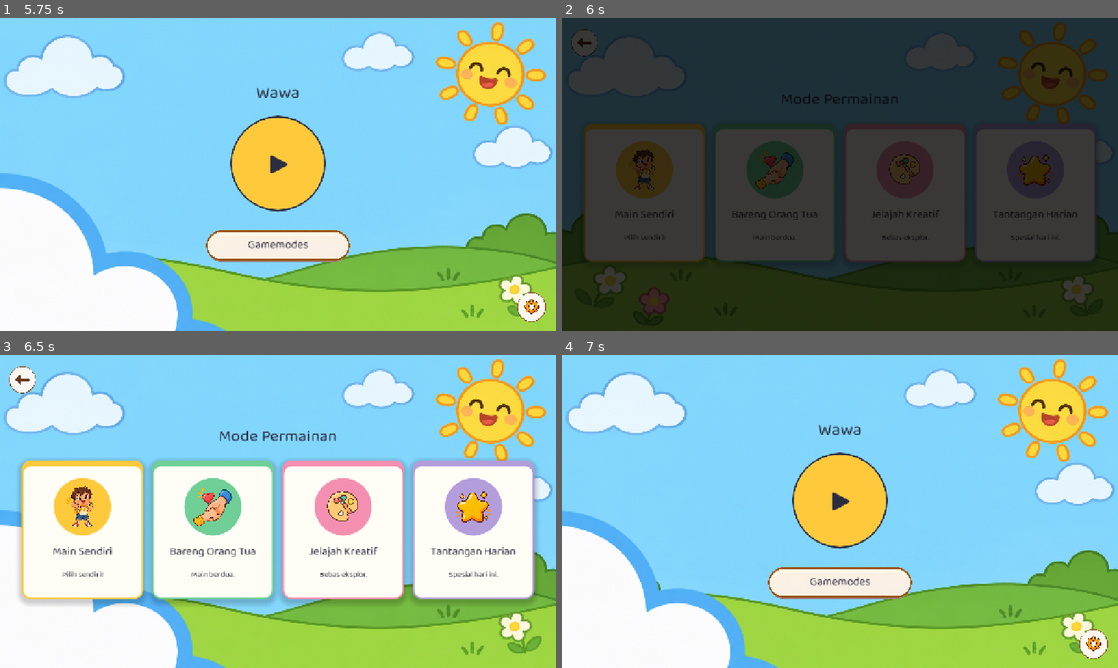
Above: before the commit, frames 1-4 (two rows, left to right).
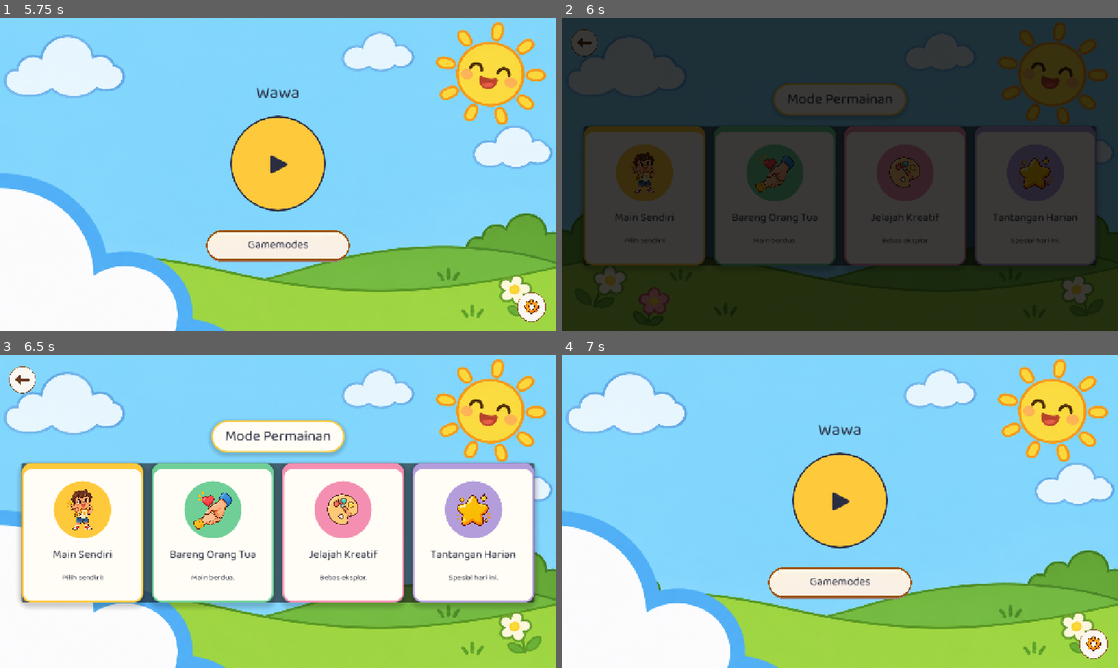
Above: after the commit, the same moments.

Repository: ptnusavisionmedia/game-balita
Game: Godot game, scene res://scenes/Splash.tscn
Same seed, same stepped clock (60 frames per second), same inputs: the game is played once before the commit and once after it.
Inputs (mouse positions are in pixels of both pictures, inside the frame that each line leads up to):
- Up to frame 1 (5.75 s): tap Enter at 0.5 s; move the mouse to (400, 158) at 0.52 s; click (400, 158) at 0.67 s; drag from (166, 190) to (250, 237) at 1.27 s; click "▶" at 2 s; click (216, 233) at 2.77 s; click (278, 233) at 3.52 s; click (339, 233) at 4.27 s; click (22, 43) at 5 s
- Up to frame 2 (6 s): click "Gamemodes" at 5.75 s
- Up to frame 3 (6.5 s): no input
- Up to frame 4 (7 s): click (584, 380) at 6.5 s

Frame 1 is identical in both runs. In frame 2, 7.6% of the frame differs, in the area x 4-96%, y 20-80%; in frame 3, 12%, in the area x 3-97%, y 20-80%; in frame 4, nothing differs.

Commit message:
feat: GameModes jadi 1 tema utuh (banner judul + panggung kartu)
Pilot rekomendasi #2 riset komposisi warna: judul & 4 kartu dulu
mengambang terpisah di atas background netral. Sekarang judul jadi
banner pil + 4 kartu didudukkan di atas panggung tint SUNSHINE lembut,
biar terasa 1 kesatuan visual, bukan chrome UI acak di atas gambar.

Co-Authored-By: Claude Sonnet 5 <noreply@anthropic.com>

Diff:
--- a/scenes/game_modes.gd
+++ b/scenes/game_modes.gd
@@ -63,12 +63,46 @@
 	outer.mouse_filter = Control.MOUSE_FILTER_IGNORE
 	add_child(outer)
 
+	# Update 2026-11-28 (pilot "tema ikut diwarnai", lihat obsidian-vault/
+	# Decisions Log.md — riset komposisi warna Pinterest): judul & 4 kartu
+	# dulu "chrome UI mengambang di atas background netral" — terpisah,
+	# bukan 1 kesatuan tema. Judul sekarang jadi banner pil (bukan teks
+	# polos) + 4 kartu didudukkan di atas 1 "panggung" hangat (tint SUNSHINE
+	# tipis), supaya layar ini kerasa 1 unit visual yang utuh, bukan
+	# sekadar kartu ditaruh di atas gambar langit-rumput generik.
+	var title_chip := PanelContainer.new()
+	title_chip.size_flags_horizontal = Control.SIZE_SHRINK_CENTER
+	var title_chip_style := StyleBoxFlat.new()
+	title_chip_style.bg_color = AppColors.CREAM
+	title_chip_style.border_color = AppColors.SUNSHINE
+	title_chip_style.set_border_width_all(4)
+	title_chip_style.set_corner_radius_all(999)
+	title_chip_style.content_margin_left = 32
+	title_chip_style.content_margin_right = 32
+	title_chip_style.content_margin_top = 10
+	title_chip_style.content_margin_bottom = 10
+	title_chip_style.shadow_size = 10
+	title_chip_style.shadow_color = Color(0, 0, 0, 0.15)
+	title_chip_style.shadow_offset = Vector2(0, 4)
+	title_chip.add_theme_stylebox_override("panel", title_chip_style)
+	outer.add_child(title_chip)
+
 	var title := Label.new()
 	title.text = "Mode Permainan"
-	title.add_theme_font_size_override("font_size", 38)
+	title.add_theme_font_size_override("font_size", 34)
 	title.add_theme_color_override("font_color", AppColors.INK)
 	title.horizontal_alignment = HORIZONTAL_ALIGNMENT_CENTER
-	outer.add_child(title)
+	title_chip.add_child(title)
+
+	var stage := PanelContainer.new()
+	stage.size_flags_horizontal = Control.SIZE_SHRINK_CENTER
+	var stage_style := StyleBoxFlat.new()
+	stage_style.bg_color = AppColors.CREAM.lerp(AppColors.SUNSHINE, 0.12)
+	stage_style.border_color = AppColors.SUNSHINE
+	stage_style.set_border_width_all(2)
+	stage_style.set_corner_radius_all(32)
+	stage_style.set_content_margin_all(20)
+	outer.add_child(stage)
 
 	# Update 2026-11-26 (atas permintaan user): 4 kartu BERJAJAR HORIZONTAL
 	# (flashcard, bukan ditumpuk vertikal) — badge di atas, judul+deskripsi
@@ -76,7 +110,7 @@
 	var cards_row := HBoxContainer.new()
 	cards_row.size_flags_horizontal = Control.SIZE_SHRINK_CENTER
 	cards_row.add_theme_constant_override("separation", 20)
-	outer.add_child(cards_row)
+	stage.add_child(cards_row)
 
 	cards_row.add_child(_make_mode_card(
 		"res://core/assets/images/gui/mode_main_sendiri.png", "🧒", AppColors.SUNSHINE,
Not shown, changed: obsidian-vault/Decisions Log.md
